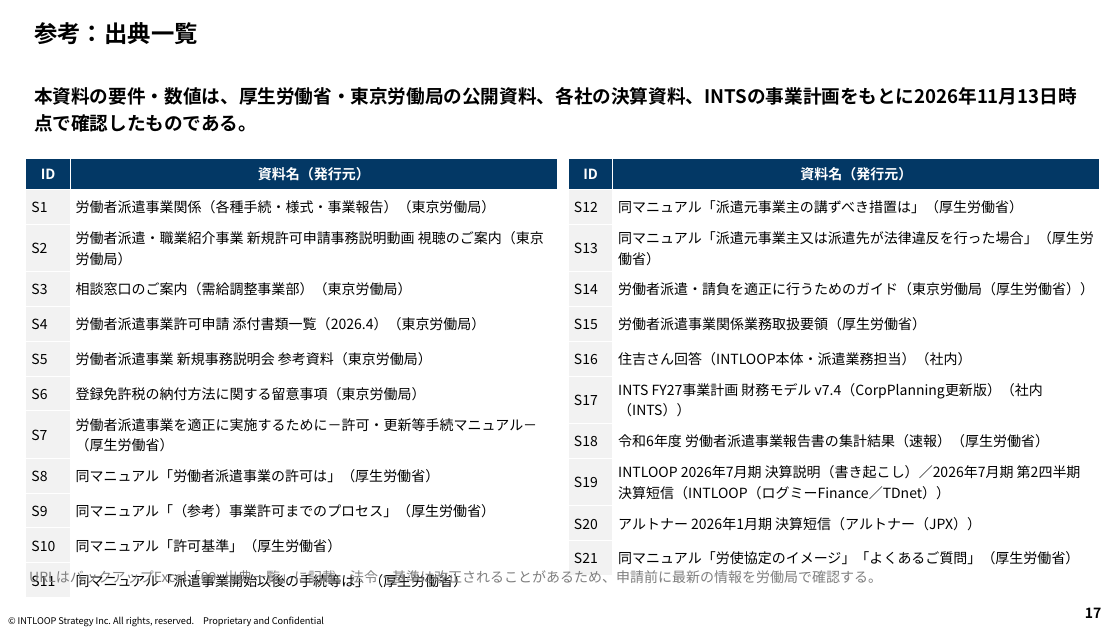
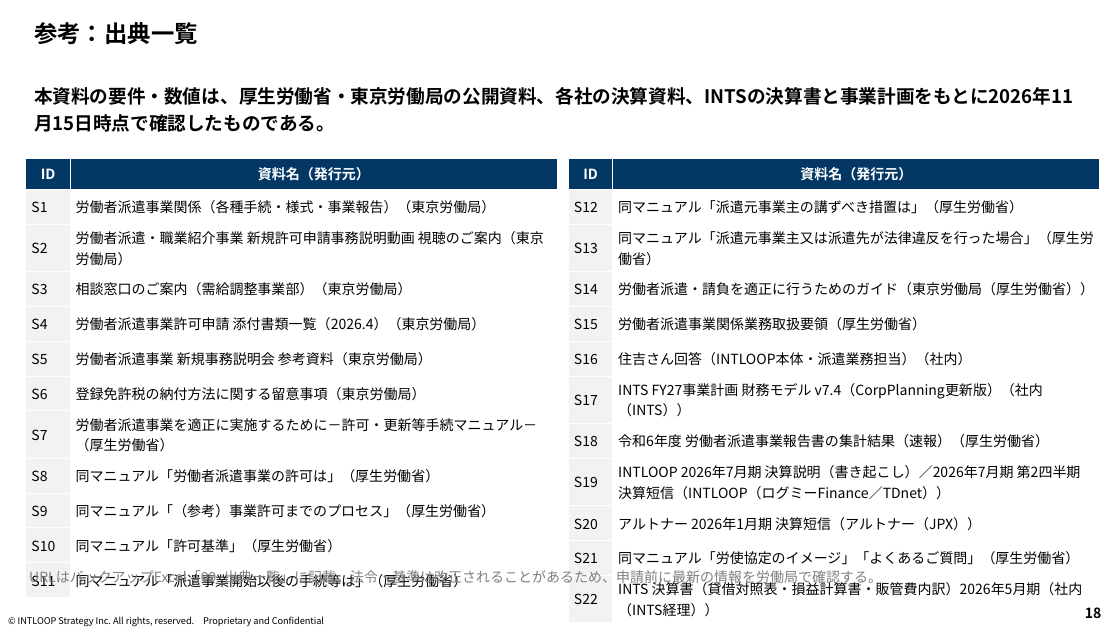
Before and after one commit to mkomko2011/For-AI, a slide deck: slide 18 of INTS_派遣業許可検討/INTS_派遣業許可検討_報告資料.pptx (slide 17 before the commit). Drawn at 1120x630 pixels with LibreOffice and Linux fonts; fonts in the diff are those of the drawing; background and template pictures are left out. Boxes give left, top, right and bottom in pixels: in the first picture for what was removed or moved away, otherwise in the second. Text is boxed around its words. In the diff, an @@ line names an element or a change of style, - is before the commit and + after.

```diff
--- a/INTS_派遣業許可検討/INTS_派遣業許可検討_報告資料.pptx
+++ b/INTS_派遣業許可検討/INTS_派遣業許可検討_報告資料.pptx
@@ text at [34,87,1073,132]: text changed @@
-本資料の要件・数値は、厚生労働省・東京労働局の公開資料、各社の決算資料、INTSの事業計画をもとに2026年11月13日時点で確認したものである。
+本資料の要件・数値は、厚生労働省・東京労働局の公開資料、各社の決算資料、INTSの決算書と事業計画をもとに2026年11月15日時点で確認したものである。
@@ table at [569,158,1101,620] @@
+row 12: S22 | INTS 決算書（貸借対照表・損益計算書・販管費内訳）2026年5月期（社内（INTS経理））
@@ page number at [1085,607,1101,618]: text changed @@
-17
+18
```
Also in this commit, not shown: 13 other slides changed, 1 slide added, 1 other file.
